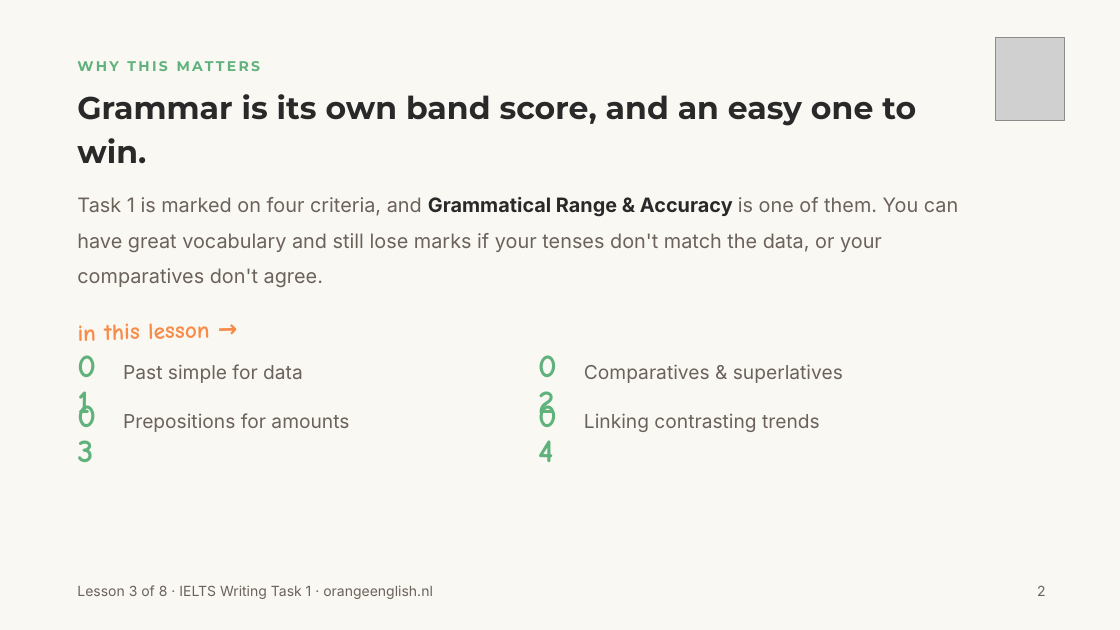
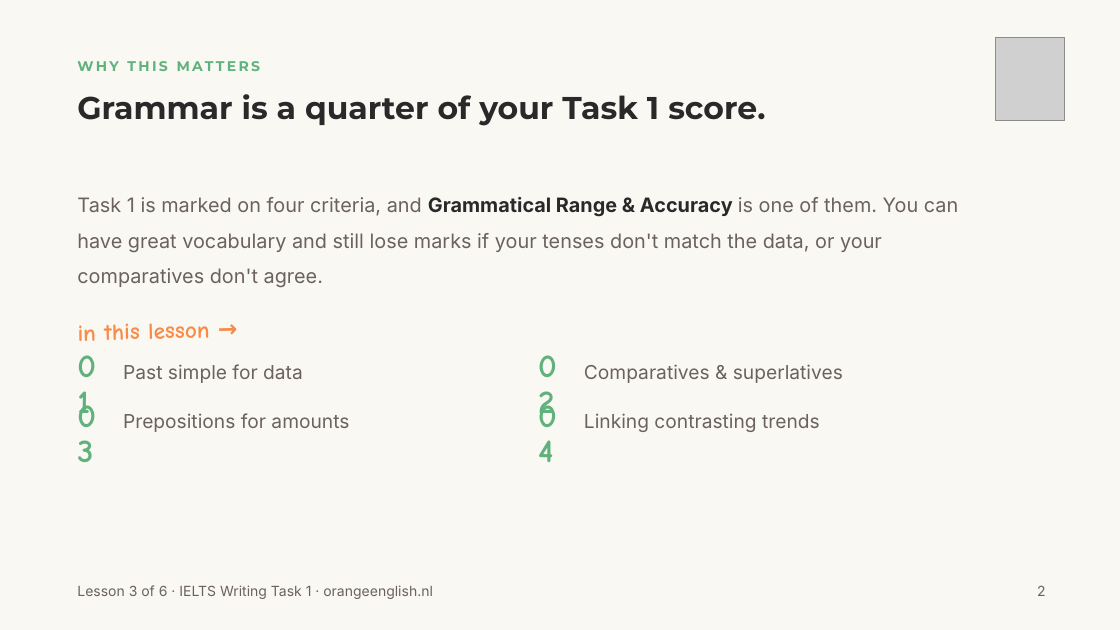
Before and after one commit to orangeenglishielts/linegraphs, a slide deck: slide 2 of OrangeEnglish_Lesson3_GrammarForDataDescription.pptx. Drawn at 1120x630 pixels with LibreOffice and Linux fonts; fonts in the diff are those of the drawing; grey boxes stand for pictures; background and template pictures are left out. Boxes give left, top, right and bottom in pixels: in the first picture for what was removed or moved away, otherwise in the second. Text is boxed around its words. In the diff, an @@ line names an element or a change of style, - is before the commit and + after.

```diff
--- a/OrangeEnglish_Lesson3_GrammarForDataDescription.pptx
+++ b/OrangeEnglish_Lesson3_GrammarForDataDescription.pptx
@@ text at (x1=77, y1=94, x2=765, y2=126): text changed @@
-Grammar is its own band score, and an easy one to win.
+Grammar is a quarter of your Task 1 score.
@@ text at (x1=77, y1=585, x2=433, y2=599): text changed @@
-Lesson 3 of 8 · IELTS Writing Task 1 · orangeenglish.nl
+Lesson 3 of 6 · IELTS Writing Task 1 · orangeenglish.nl
```
Also in this commit, not shown: 7 other slides changed, 45 other files.
